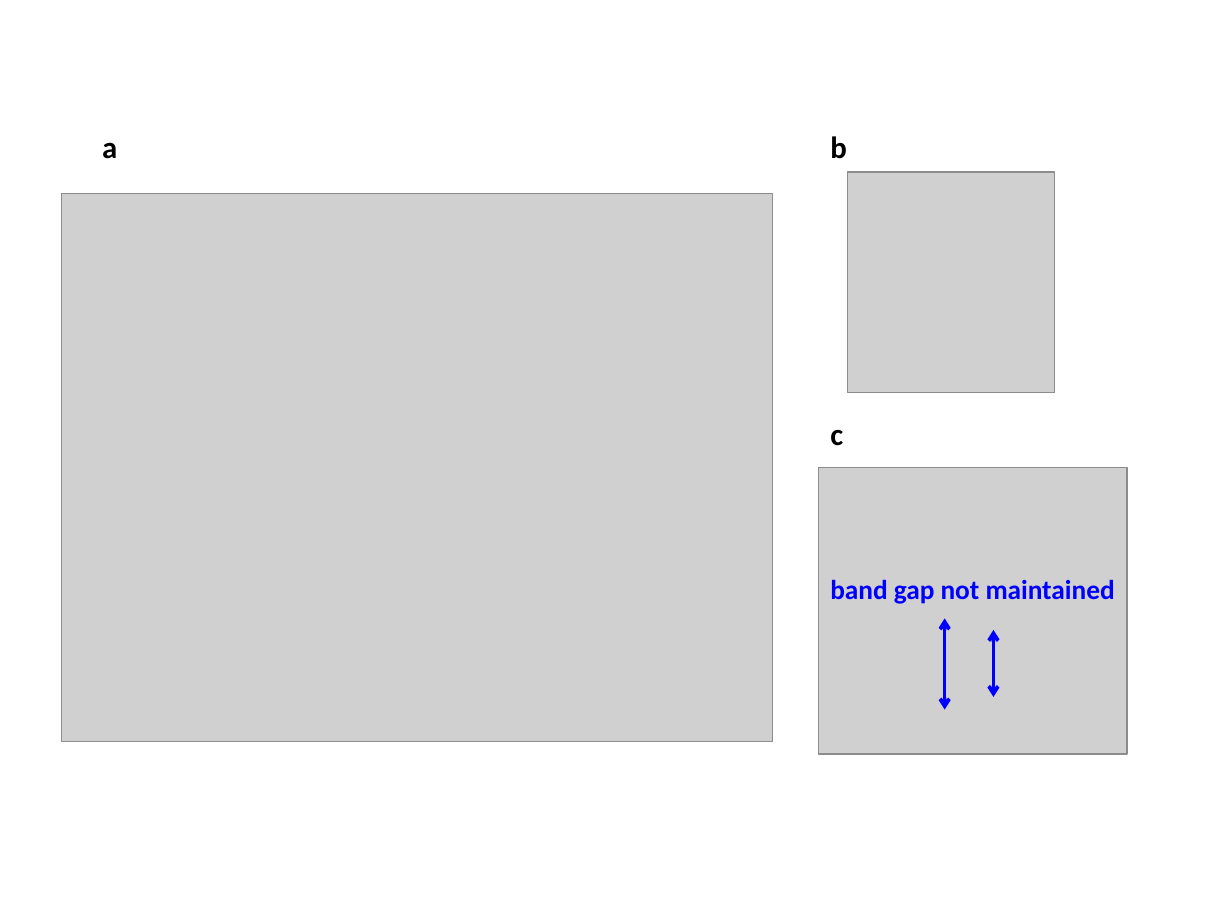
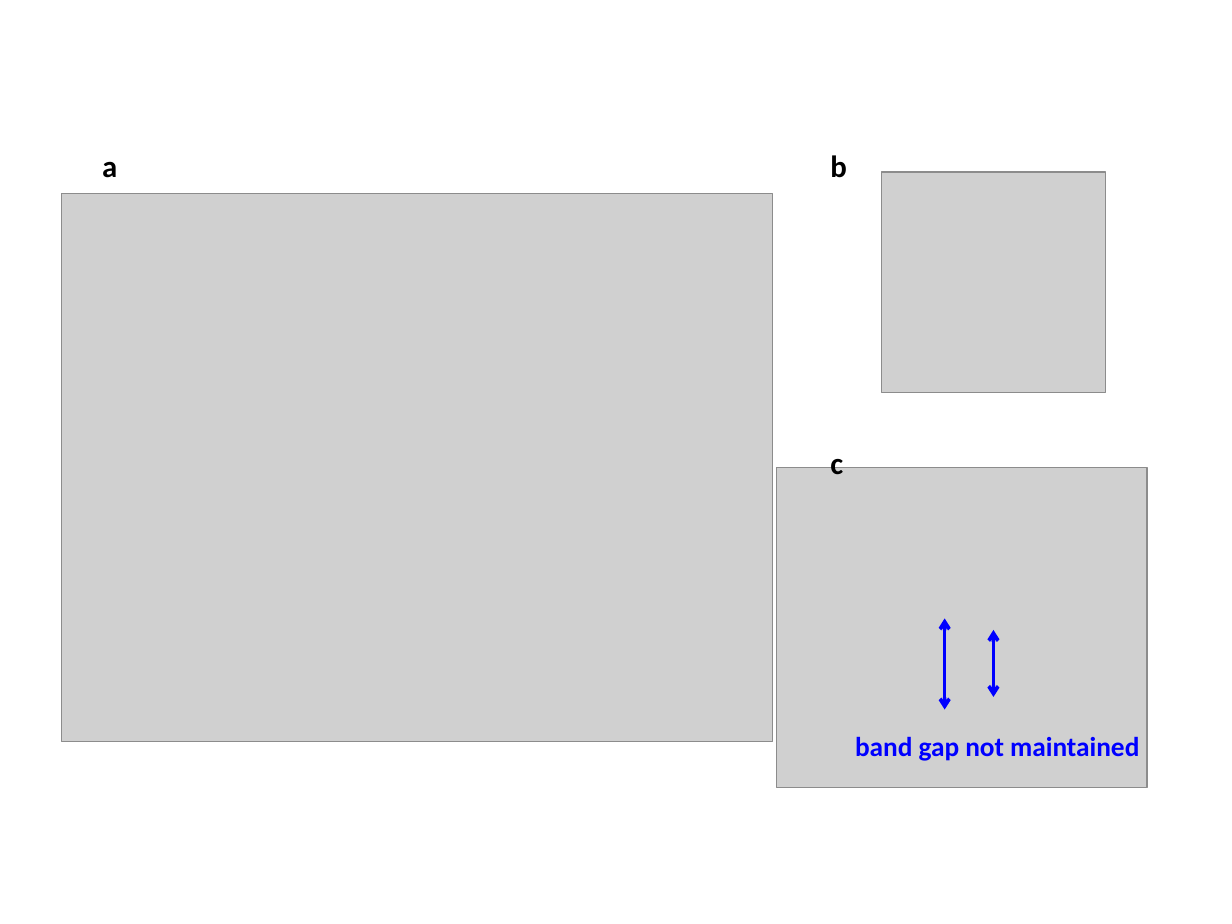
Before and after one commit to skw32/transfer_report, a slide deck: slide 13 of figures.pptx (slide 12 before the commit). Drawn at 1232x924 pixels with LibreOffice and Linux fonts; fonts in the diff are those of the drawing; grey boxes stand for pictures. Boxes give left, top, right and bottom in pixels: in the first picture for what was removed or moved away, otherwise in the second. Text is boxed around its words. In the diff, an @@ line names an element or a change of style, - is before the commit and + after.

```diff
--- a/figures.pptx
+++ b/figures.pptx
@@ text "a": place and size @@
-text "a" at <box>102,142,117,159</box>
+text "a" at <box>102,161,117,178</box>
@@ text "b": place and size @@
-text "b" at <box>830,136,847,159</box>
+text "b" at <box>830,155,847,178</box>
@@ picture: place and size @@
-picture at <box>848,172,1055,393</box>
+picture at <box>882,172,1106,393</box>
@@ text "c" rewrapped from <box>830,430,843,446</box> to <box>830,448,843,475</box> @@
@@ picture: place and size @@
-picture at <box>818,467,1127,754</box>
+picture at <box>776,467,1147,787</box>
@@ text "band gap not maintained": place and size @@
-text "band gap not maintained" at <box>830,580,1115,604</box>
+text "band gap not maintained" at <box>855,737,1139,761</box>
```
Also in this commit, not shown: 2 other slides changed, 7 slides added, 7 other files.
